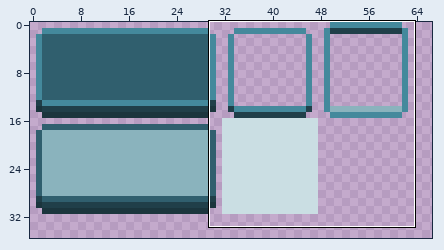
Sprite sheet: Quadtastic/res/style.png. The picture above shows the old version from afar; the outline marks the close-up.
Close-up. First the earlier version:
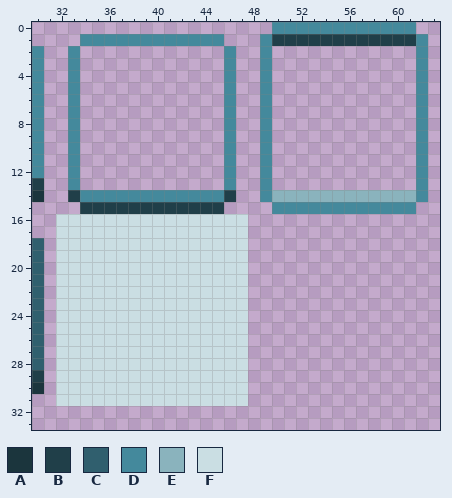
The file is 128x128 pixels. Shown: x 30..63, y 0..33. The wide view leaves out empty margins.
Palette (. is transparent): A #1b353d  B #203f49  C #305f6e  D #44899c  E #8ab3bd  F #cadee3
Pixels before, first column x 30:
 0 ....................DDDDDDDDDDDD.
 1 ....DDDDDDDDDDDD...DBBBBBBBBBBBBD
 2 D..D............D..D............D
 3 D..D............D..D............D
 4 D..D............D..D............D
 5 D..D............D..D............D
 6 D..D............D..D............D
 7 D..D............D..D............D
 8 D..D............D..D............D
 9 D..D............D..D............D
10 D..D............D..D............D
11 D..D............D..D............D
12 D..D............D..D............D
13 B..D............D..D............D
14 A..BDDDDDDDDDDDDB..DEEEEEEEEEEEED
15 ....BBBBBBBBBBBB....DDDDDDDDDDDD.
16 ..FFFFFFFFFFFFFFFF...............
17 ..FFFFFFFFFFFFFFFF...............
18 C.FFFFFFFFFFFFFFFF...............
19 C.FFFFFFFFFFFFFFFF...............
20 C.FFFFFFFFFFFFFFFF...............
21 C.FFFFFFFFFFFFFFFF...............
22 C.FFFFFFFFFFFFFFFF...............
23 C.FFFFFFFFFFFFFFFF...............
24 C.FFFFFFFFFFFFFFFF...............
25 C.FFFFFFFFFFFFFFFF...............
26 C.FFFFFFFFFFFFFFFF...............
27 C.FFFFFFFFFFFFFFFF...............
28 C.FFFFFFFFFFFFFFFF...............
29 B.FFFFFFFFFFFFFFFF...............
30 A.FFFFFFFFFFFFFFFF...............
31 ..FFFFFFFFFFFFFFFF...............
The result:
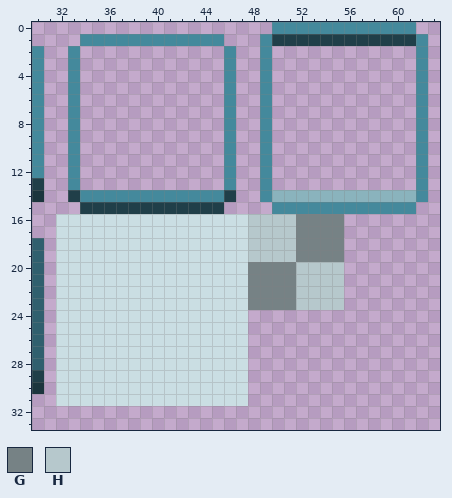
Colours new in this view: G #768285  H #b6c8cc
Message: Add backgroud texture
Edits made:
y 16..19: x 48..55 ........ -> HHHHGGGG
y 20..23: x 48..55 ........ -> GGGGHHHH
Boxes around the changes in both close-ups, in picture pixels (x1, y1, x2, y2):
added: (248, 214, 344, 310)
